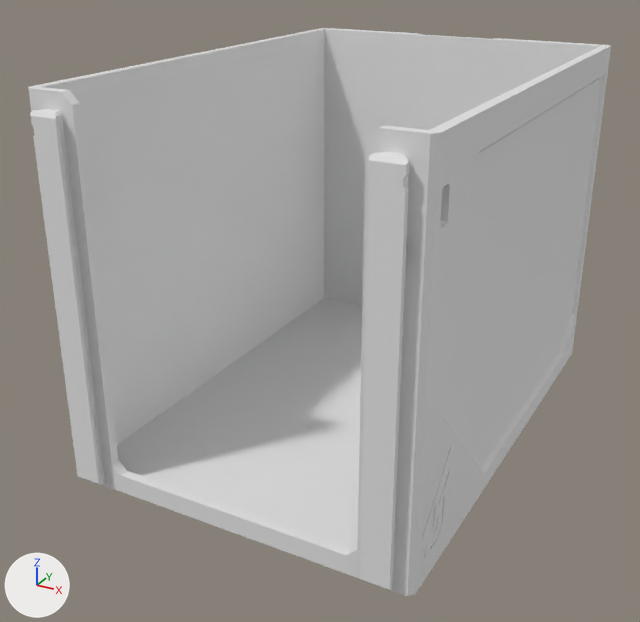
The glTF model parts/115/DecorDrawer_115-1W-15H.lib.glb: old version first, new version second.
Camera for both pictures: a 50 mm lens placed at (80.3, -162.3, 103.8), pointed at (-4.3, -8.5, 26.9). Lighting does not change. The marker at lower left points along +X, +Y and +Z. The picture after the commit comes second. Where no turn or scale is listed for an object, it has been applied to the vertices. Vertices at exactly the same position are counted once.

The older version as bpy lines, for what is in view:
```python
me_decordrawer_115_1w_15h = bpy.data.meshes.new('DecorDrawer_115-1W-15H')
me_decordrawer_115_1w_15h.from_pydata(...)  # 484 vertices, 972 faces; spans x -37.5..37.5, y -54.7..54.7, z -39.0..39.0
ob_decordrawer_115_1w_15h = bpy.data.objects.new('DecorDrawer_115-1W-15H', me_decordrawer_115_1w_15h)
ob_decordrawer_115_1w_15h.location = (0.0, 0.0, 39.0)
```
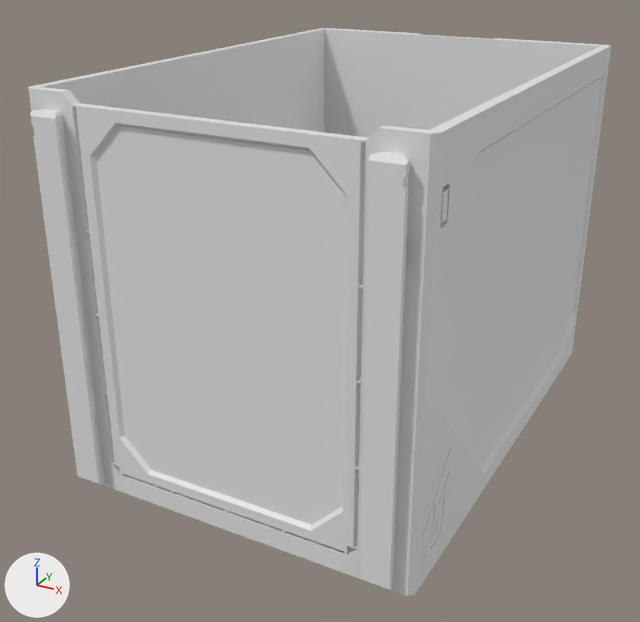
Location of each change, (x1, y1, x2, y2) in pixels of the pictures (640 x 622 px):
part 1 of me_decordrawer_115_1w_15h, added
    after: (440, 187, 450, 224)
part 2 of me_decordrawer_115_1w_15h, built on
    before: (415, 477, 482, 593)
    after: (72, 103, 482, 593)

Edits to the bpy script that builds the scene:
```text
Change me_decordrawer_115_1w_15h:
    used by ob_decordrawer_115_1w_15h; location = (0.0, 0.0, 39.0)
    remove me_decordrawer_115_1w_15h.from_pydata(...)  # 484 vertices, 972 faces; spans x -37.5..37.5, y -54.7..54.7, z -39.0..39.0
    add me_decordrawer_115_1w_15h.from_pydata(...)  # 683 vertices, 1382 faces; spans x -37.5..37.5, y -54.6..54.6, z -39.0..39.0
    me_decordrawer_115_1w_15h part 1: a new loose piece of 24 vertices spanning x 35.5..37.5, y -49.4..-46.4, z 25.8..30.2
    me_decordrawer_115_1w_15h part 2
    82 faces are deleted
    129 vertices are added at x -27.0..37.5, y -52.2..-40.7, z -35.0..36.8
    6 new vertices lie (0.8, 0.0, 0.0) away from vertices in x 26.2, y -52.2..-50.4, z -16.8..-0.8
    16 new vertices lie (0.0, 1.8, 0.0) away from vertices in x -24.5..24.5, y -52.2, z -35.0..-34.4
    404 new faces join them
    other edits to the shape of me_decordrawer_115_1w_15h do not show in these pictures
```
